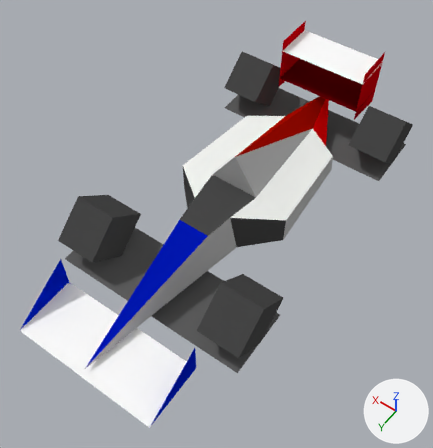
Two versions of the Blender file models/car_genesis.blend, one commit apart.
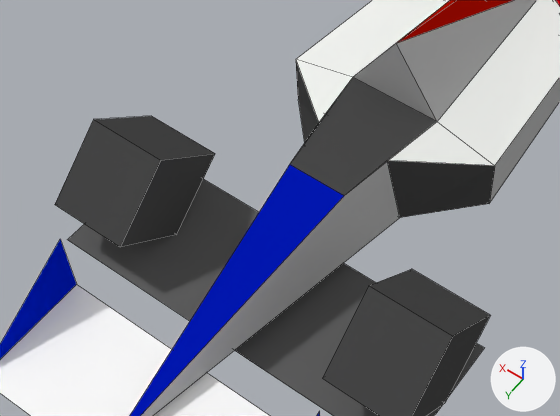
Each version appears first whole from a 50 mm lens placed at (-7.87, 11.16, 17.85), pointed at (-0.21, 0.44, 1.0), and next in a close-up on the part from 7% to 74% of the width and 30% to 78% of the height. The axes (+X, +Y, +Z) are drawn at lower right. The lights are the same throughout. The close-ups show mesh edges as thin lines. The same objects are shown in both versions, whatever each file hides.

The first close-up shows 'car_lod1'.
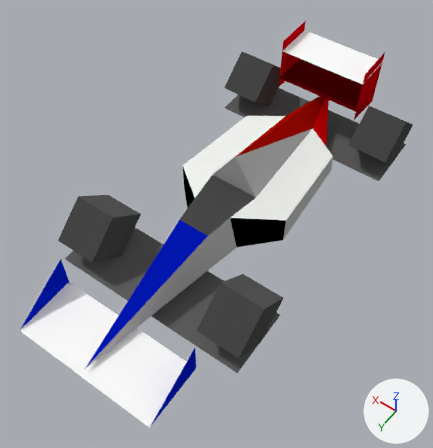
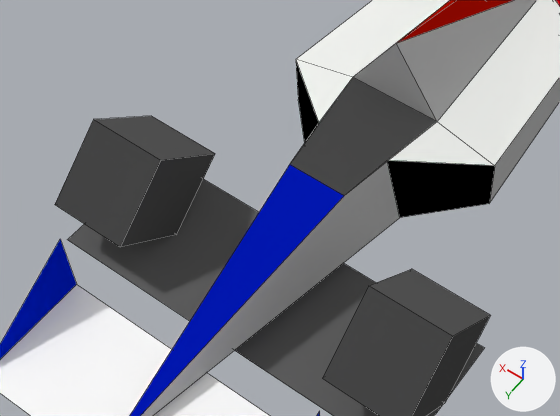
Changed parts and their boxes (x1, y1, x2, y2) in the close-ups (560 x 416 px):
part 1 of me_track_000, recoloured
    both: (296, 64, 495, 218)
part 2 of me_track_000, recoloured (black to grey)
    both: (95, 116, 489, 336)

Edits to the bpy script that builds the scene:
```text
Add mat_00:
    mat_00 = diffuse_material('00')
    mat_00.base_color = (0.0, 0.0, 0.0)  # black #000000
Change me_track_000:
    used by ob_car_lod1; location = (0.0, 0.0, 0.11)
    remove me_track_000.from_pydata(...)  # 85 vertices, 59 faces; spans x -3.8..3.8, y -8.6..7.3, z -0.1..3.5
    add me_track_000.from_pydata(...)  # 85 vertices, 55 faces; spans x -3.8..3.8, y -8.6..7.3, z -0.1..3.5
    me_track_000 part 1: 2 faces spanning x -2.3..2.3, y -0.8..0.4, z 0.1..1.6 switch from mat_55 (dark grey #494949) to mat_00 (black #000000)
    me_track_000 part 2: 8 faces spanning x -3.8..3.8, y -8.3..4.3, z -0.1..2.1 switch from mat_55 (dark grey #494949) to mat_05 (dark grey #5c5c5c)
```
